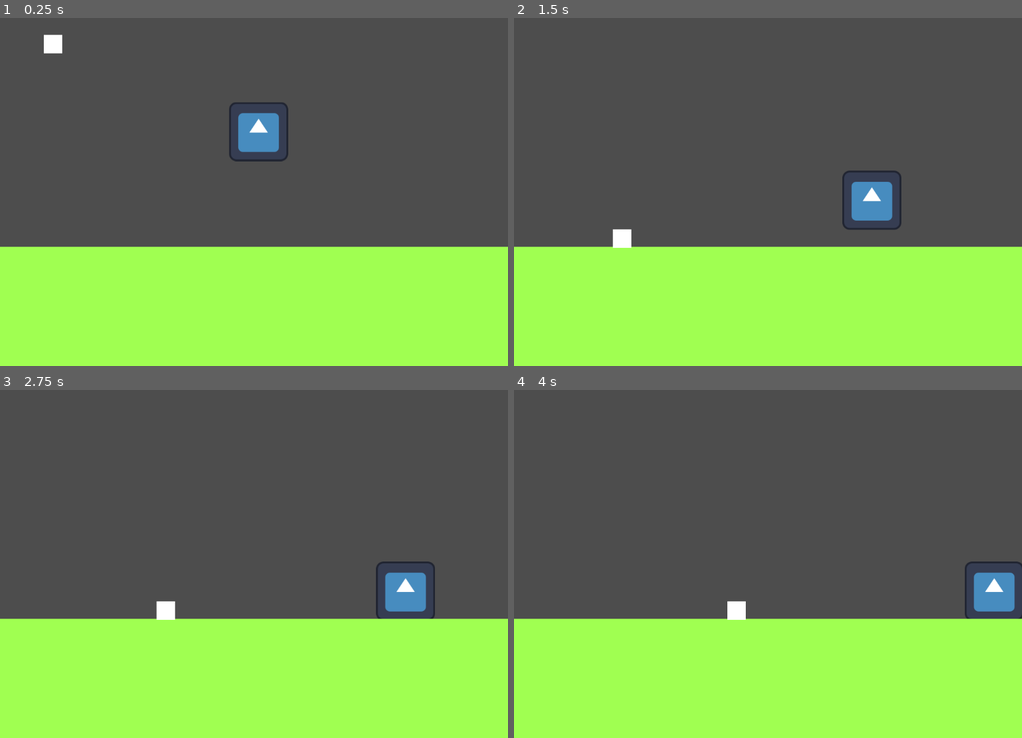
Above: before the commit, frames 1-4 (two rows, left to right).
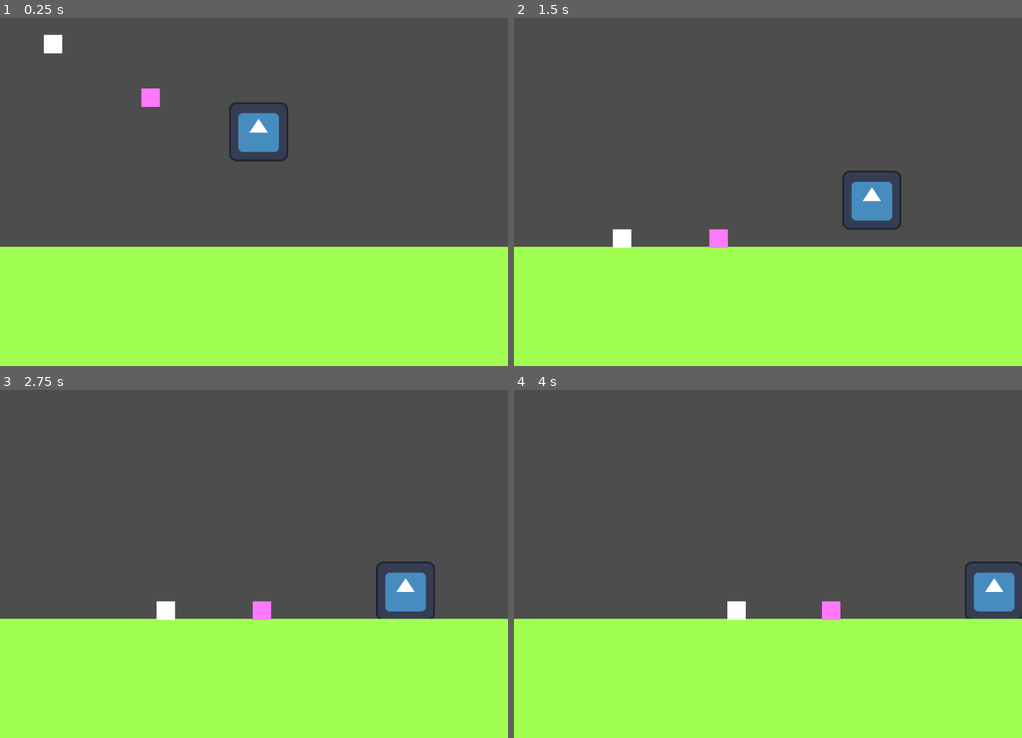
Above: after the commit, the same moments.

Repository: ManikomTMNT/DaysToGetEven
Game: Godot game, scene res://scene/main.tscn
Two runs of this game, one before a commit and one after it. Both use one fixed random seed, a clock stepped at 60 frames per second and the inputs below. The engine's default icon, where the game draws it, is replaced by a stand-in: a white triangle on a blue panel in a dark square.
Inputs:
- Up to frame 1 (0.25 s): no input
- Up to frame 2 (1.5 s): hold D (right) from 0.53 s (still down); tap J (atk) at 0.6, 1.35 s; tap W (jump) at 0.77 s
- Up to frame 3 (2.75 s): tap W (jump) at 1.52 s; release D (right) at 2.03 s; hold A (left) from 2.03 s (still down); tap J (atk) at 2.1 s
- Up to frame 4 (4 s): release A (left) at 2.78 s; hold D (right) from 2.78 s (still down); tap J (atk) at 2.85, 3.6 s; tap W (jump) at 3.02, 3.77 s

The runs differ from the first frame. In frame 1, 0.2% of the frame differs, in the area x 27-32%, y 20-26%; in frame 2, 0.2%, in the area x 38-43%, y 60-67%; in frame 3, 0.2%; in frame 4, 0.2%.

Commit message:
ee2

Diff:
--- a/scene/Punchenem.tscn
+++ b/scene/Punchenem.tscn
@@ -27,6 +27,7 @@
 
 [node name="Area2D2" type="Area2D" parent="." unique_id=988670838]
 script = ExtResource("2_kmx34")
+ismele = null
 atkrate = 17
 
 [node name="F" type="CollisionShape2D" parent="Area2D2" unique_id=395228510]
@@ -36,6 +37,7 @@
 [node name="Area2D3" type="Area2D" parent="." unique_id=1165676366]
 position = Vector2(-100, 0)
 script = ExtResource("2_kmx34")
+ismele = null
 atkrate = 18
 
 [node name="F2" type="CollisionShape2D" parent="Area2D3" unique_id=162680758]
--- a/scene/Swordenem.tscn
+++ b/scene/Swordenem.tscn
@@ -8,6 +8,7 @@
 
 [node name="Sworder" type="CharacterBody2D" unique_id=1787358943 groups=["Enemy"]]
 script = ExtResource("1_5m5o1")
+isjmp = true
 
 [node name="CollisionShape2D" type="CollisionShape2D" parent="." unique_id=601886129]
 position = Vector2(4.5, 0.5)
@@ -27,7 +28,7 @@
 shape = SubResource("RectangleShape2D_x2ouf")
 
 [node name="Area2D2" type="Area2D" parent="." unique_id=988670838]
-position = Vector2(-302, -106)
+position = Vector2(-2, -2)
 script = ExtResource("2_beljo")
 atkrate = 17
 
--- a/scene/iamhit.gd
+++ b/scene/iamhit.gd
@@ -18,13 +18,11 @@
 	if not is_on_floor():
 		velocity += get_gravity() * delta
 
-	if isjmp and randi_range(0,100) > 50 and is_on_floor():
-		velocity.y = 50
-
 	if hp < 1:
 		queue_free()
 
 	var player = get_tree().get_first_node_in_group("Player")
+
 	if player:
 		dir = position.direction_to(player.global_position)
 		velocity.x = dir.x * ENEMSPD
@@ -34,4 +32,8 @@
 		gothit = false
 		velocity.x -= 1000*sign(dir.x)
 
+
+	if isjmp and is_on_floor():
+		velocity.y = -100
+
 	move_and_slide()
--- a/scene/main.tscn
+++ b/scene/main.tscn
@@ -2,6 +2,7 @@
 
 [ext_resource type="PackedScene" uid="uid://byjybywmvd8xd" path="res://scene/player.tscn" id="1_itxqv"]
 [ext_resource type="PackedScene" uid="uid://8v0ijq2346iv" path="res://scene/Punchenem.tscn" id="2_v0l8b"]
+[ext_resource type="PackedScene" uid="uid://bi52s623cn10q" path="res://scene/Swordenem.tscn" id="3_wp4xf"]
 
 [sub_resource type="RectangleShape2D" id="RectangleShape2D_v0l8b"]
 size = Vector2(1199, 278)
@@ -30,3 +31,7 @@
 
 [node name="Puncher" parent="." unique_id=1787358943 instance=ExtResource("2_v0l8b")]
 position = Vector2(90, 98)
+
+[node name="Sworder" parent="." unique_id=2025182433 instance=ExtResource("3_wp4xf")]
+position = Vector2(300, 214)
+isjmp = false
Not shown, added: scene/main.tscn6618925184.tmp
Not shown, added: scene/main.tscn6629294453.tmp
